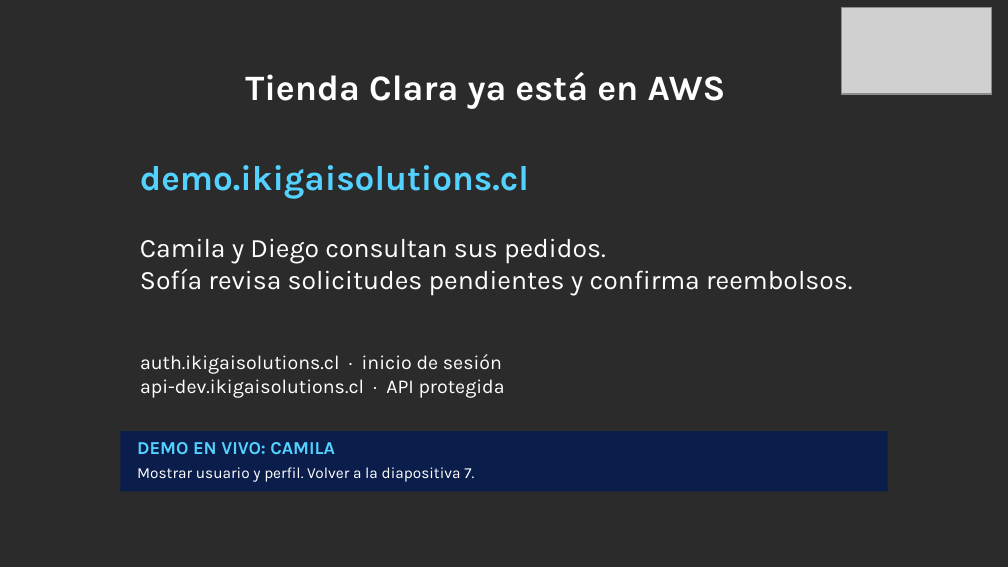
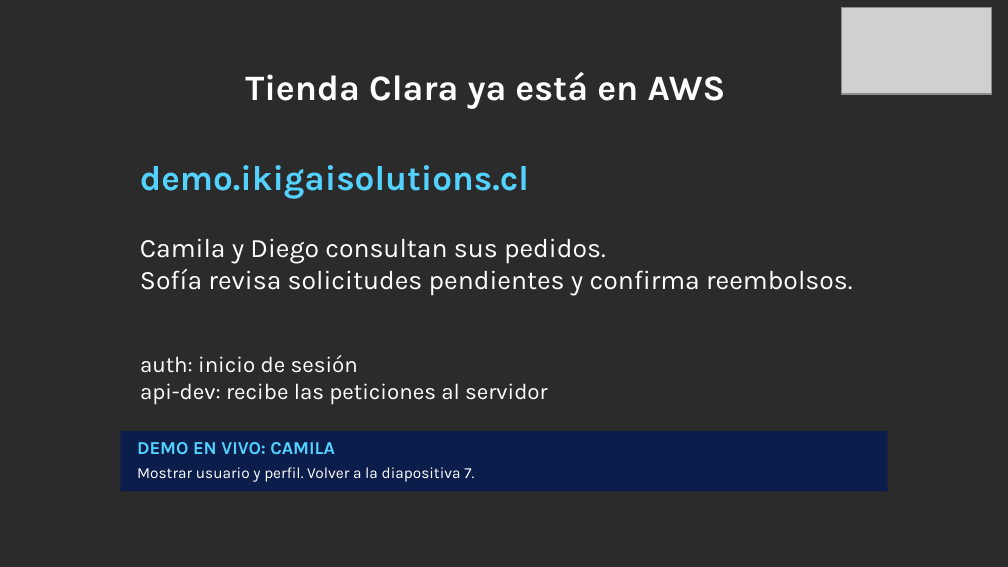
Before and after one commit to dannyfriz/aws-ecommerce-agent-demo, a slide deck: slide 6 of docs/presentaciones/Danny_Friz_SCD_2026_arquitectura_IA.pptx. Drawn at 1008x567 pixels with LibreOffice and Linux fonts; fonts in the diff are those of the drawing; grey boxes stand for pictures; background and template pictures are left out; a plain dark background stands for a picture behind light text. Boxes give left, top, right and bottom in pixels: in the first picture for what was removed or moved away, otherwise in the second. Text is boxed around its words. In the diff, an @@ line names an element or a change of style, - is before the commit and + after.

```diff
--- a/docs/presentaciones/Danny_Friz_SCD_2026_arquitectura_IA.pptx
+++ b/docs/presentaciones/Danny_Friz_SCD_2026_arquitectura_IA.pptx
@@ text at <box>140,355,548,405</box>: text changed; size 14 to 16 pt @@
-auth.ikigaisolutions.cl · inicio de sesión
-api-dev.ikigaisolutions.cl · API protegida
+auth: inicio de sesión
+api-dev: recibe las peticiones al servidor
```
Also in this commit, not shown: 23 other slides changed, 1 slide added, 1 slide removed, 4 other files.
